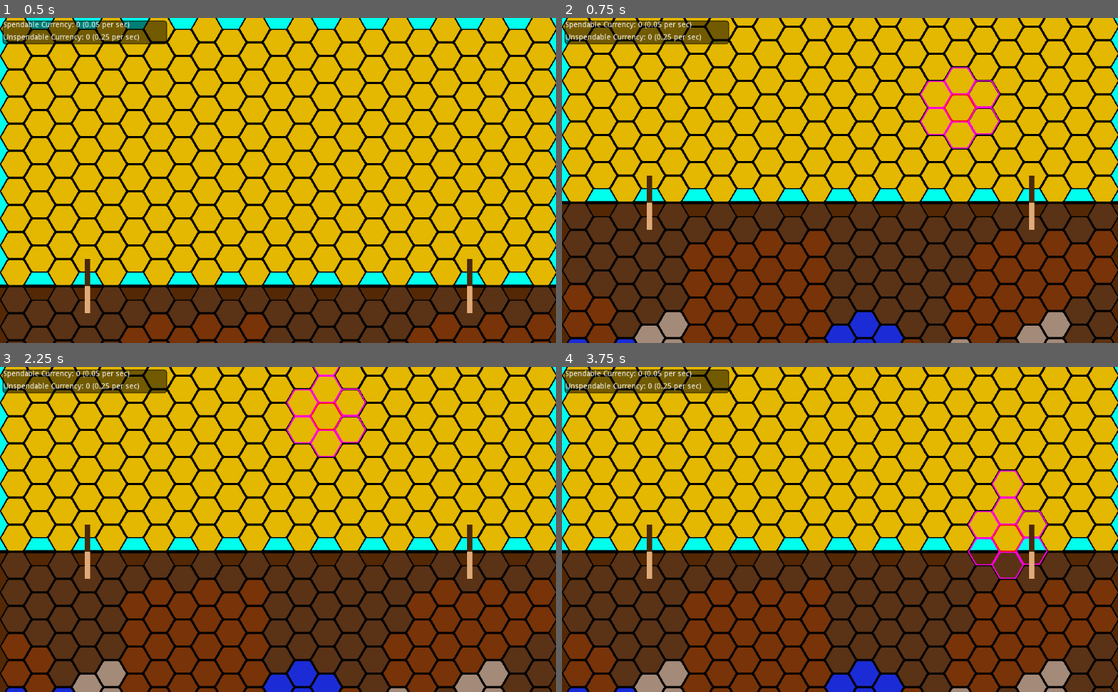
Above: before the commit, frames 1-4 (two rows, left to right).
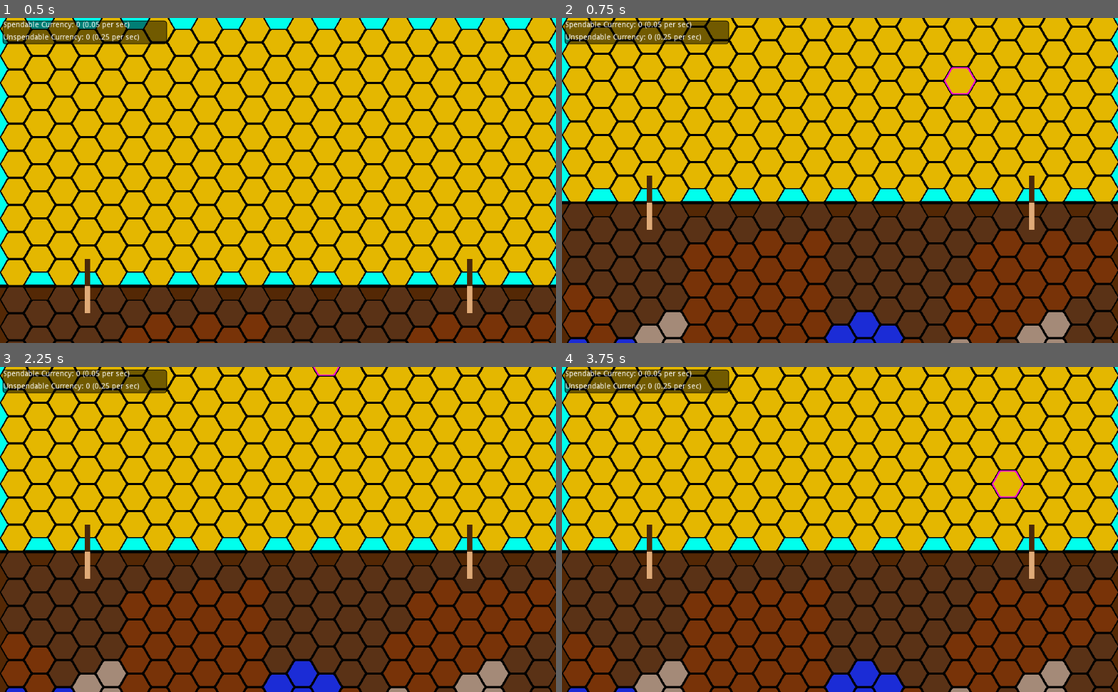
Above: after the commit, the same moments.

Repository: SmaugOfErebor/XylemAndPhloem
Game: Godot game, scene res://scenes/background.tscn
The game is run twice, just before and just after one commit, with the same random seed, the same clock (stepped at 60 frames per second) and the same inputs.
Inputs (mouse positions are in pixels of both pictures, inside the frame that each line leads up to):
- Up to frame 1 (0.5 s): no input
- Up to frame 2 (0.75 s): tap Enter at 0.5 s; move the mouse to (962, 164) at 0.52 s; tap S (move_cam_down) at 0.6 s; click (962, 164) at 0.67 s
- Up to frame 3 (2.25 s): tap Space at 1.25 s; move the mouse to (166, 545) at 1.27 s; tap W (move_cam_up) at 1.35 s; click (166, 545) at 1.42 s; tap Enter at 2 s; move the mouse to (333, 458) at 2.02 s; tap S (move_cam_down) at 2.1 s; click (333, 458) at 2.17 s
- Up to frame 4 (3.75 s): tap Space at 2.75 s; move the mouse to (812, 594) at 2.77 s; tap W (move_cam_up) at 2.85 s; click (812, 594) at 2.92 s; tap Enter at 3.5 s; move the mouse to (1006, 578) at 3.52 s; tap S (move_cam_down) at 3.6 s; click (1006, 578) at 3.67 s

Frame 1 is identical in both runs. In frame 2, 0.5% of the frame differs, in the area x 64-79%, y 19-41%; in frame 3, 0.5%, in the area x 51-66%, y 2-28%; in frame 4, 0.5%.

Commit message:
Only grow from root nodes

Diff:
--- a/scenes/classes/tile.gd
+++ b/scenes/classes/tile.gd
@@ -15,3 +15,6 @@
 	for outgoingConnection in outgoingConnections:
 		outgoingConnection.toTile.remove_connections()
 	outgoingConnections = []
+
+func hasConnections():
+	return incomingConnection != null or outgoingConnections.size() > 0
--- a/scenes/tiles.gd
+++ b/scenes/tiles.gd
@@ -44,25 +44,30 @@
 func tilePressed(tile: Tile):
 	# Check which
 	if selectedFromTile == null:
-		# Select a from tile
-		selectedFromTile = tile
-		tileSelectHighlight.position = getPixelPosition(selectedFromTile)
-		tileSelectHighlight.visible = true
+		# Make sure the tile has a connection
+		if tile.hasConnections():
+			# Select a from tile
+			selectedFromTile = tile
+			tileSelectHighlight.position = getPixelPosition(selectedFromTile)
+			tileSelectHighlight.visible = true
 	else:
 		# This is the user's "to" tile selection
 		# First, make sure it's on the same level
 		if (selectedFromTile.position.y < 0 and tile.position.y < 0) or (selectedFromTile.position.y >= 0 and tile.position.y >= 0):
-			# Get all tile neighbors
-			var neighborTiles = getNeighborTiles(tile)
-			# If a connection can be made from a neighbor, make it
-			for neighbor in neighborTiles:
-				if neighbor == selectedFromTile:
-					# Can make a valid connection
-					addChildTileConnection(selectedFromTile, tile, 0 if selectedFromTile.position.y < 0 else 1)
-					# Clear selection
-					selectedFromTile = null
-					tileSelectHighlight.visible = false
-					return
+			# And make sure it's still valid (has connections still)
+			if selectedFromTile.hasConnections():
+				# Get all tile neighbors
+				var neighborTiles = getNeighborTiles(tile)
+				# If a connection can be made from a neighbor, make it
+				for neighbor in neighborTiles:
+					if neighbor == selectedFromTile:
+						# Can make a valid connection (if the to tile has no connections yet)
+						if not tile.hasConnections():
+							addChildTileConnection(selectedFromTile, tile, 0 if selectedFromTile.position.y < 0 else 1)
+							# Clear selection
+							selectedFromTile = null
+							tileSelectHighlight.visible = false
+							return
 		# No valid connection can be made; cancel selection
 		selectedFromTile = null
 		tileSelectHighlight.visible = false
